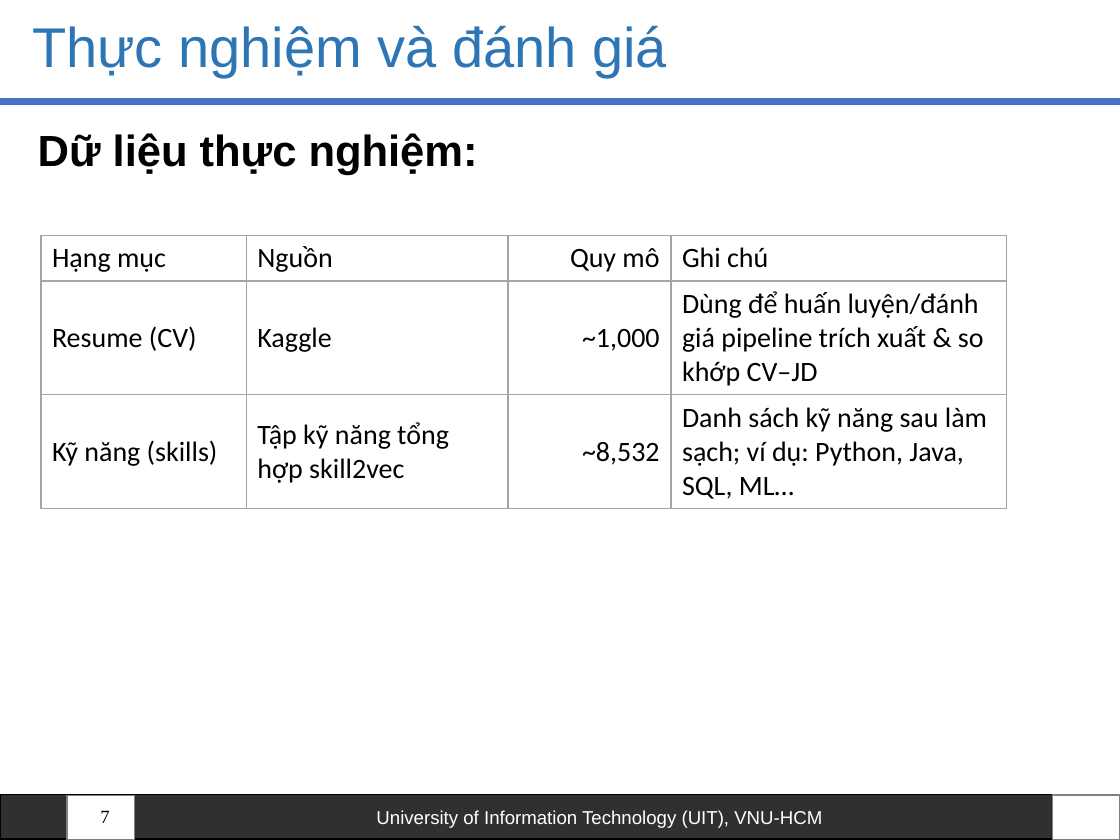
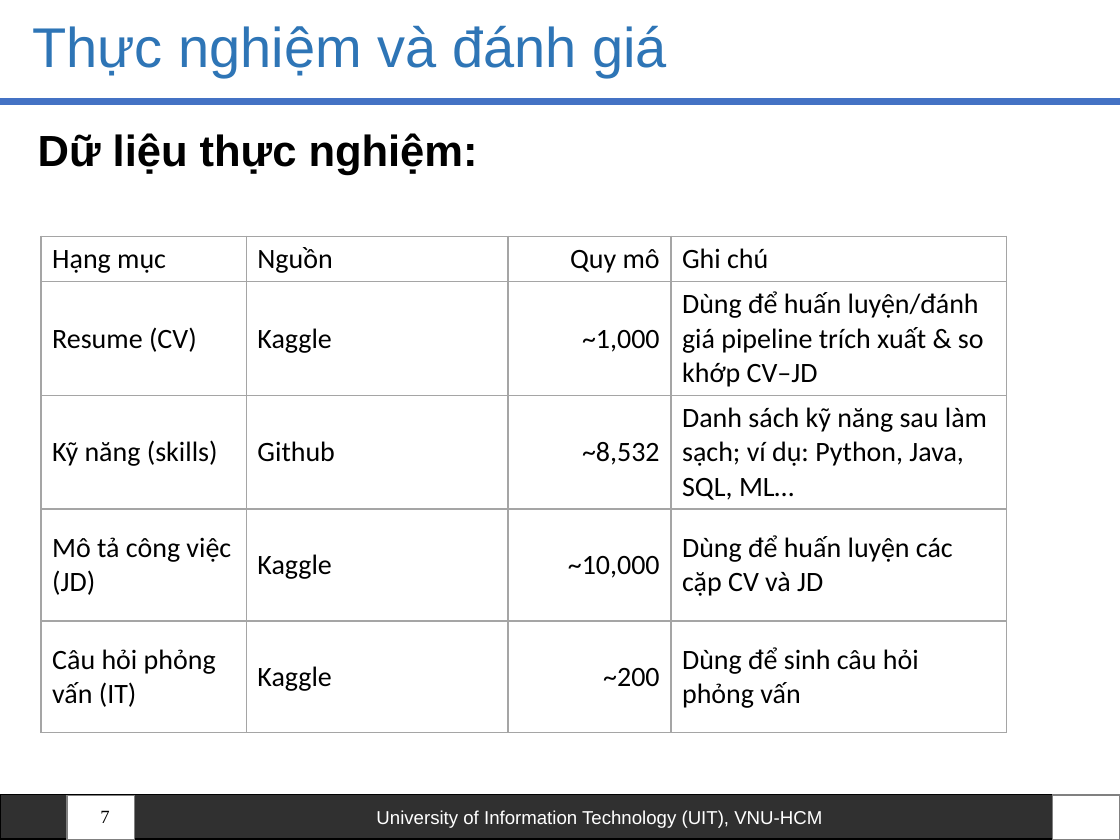
Before and after one commit to HoanHang/AI-UIT, a slide deck: slide 7 of Python_ML/Report/Slide - Bao Cao Cuoi Ki - Python.pptx. Drawn at 1120x840 pixels with LibreOffice and Linux fonts; fonts in the diff are those of the drawing; background and template pictures are left out. Boxes give left, top, right and bottom in pixels: in the first picture for what was removed or moved away, otherwise in the second. Text is boxed around its words. In the diff, an @@ line names an element or a change of style, - is before the commit and + after.

```diff
--- a/Python_ML/Report/Slide - Bao Cao Cuoi Ki - Python.pptx
+++ b/Python_ML/Report/Slide - Bao Cao Cuoi Ki - Python.pptx
@@ table at (41, 236, 1008, 729) @@
-row 3: Kỹ năng (skills) | Tập kỹ năng tổng hợp skill2vec | ~8,532 | Danh sách kỹ năng sau làm sạch; ví dụ: Python, Java, SQL, ML…
+row 3: Kỹ năng (skills) | Github | ~8,532 | Danh sách kỹ năng sau làm sạch; ví dụ: Python, Java, SQL, ML…
+row 4: Mô tả công việc (JD) | Kaggle | ~10,000 | Dùng để huấn luyện các cặp CV và JD
+row 5: Câu hỏi phỏng vấn (IT) | Kaggle | ~200 | Dùng để sinh câu hỏi phỏng vấn
```
Also in this commit, not shown: 4 other slides changed, 1 slide removed.
